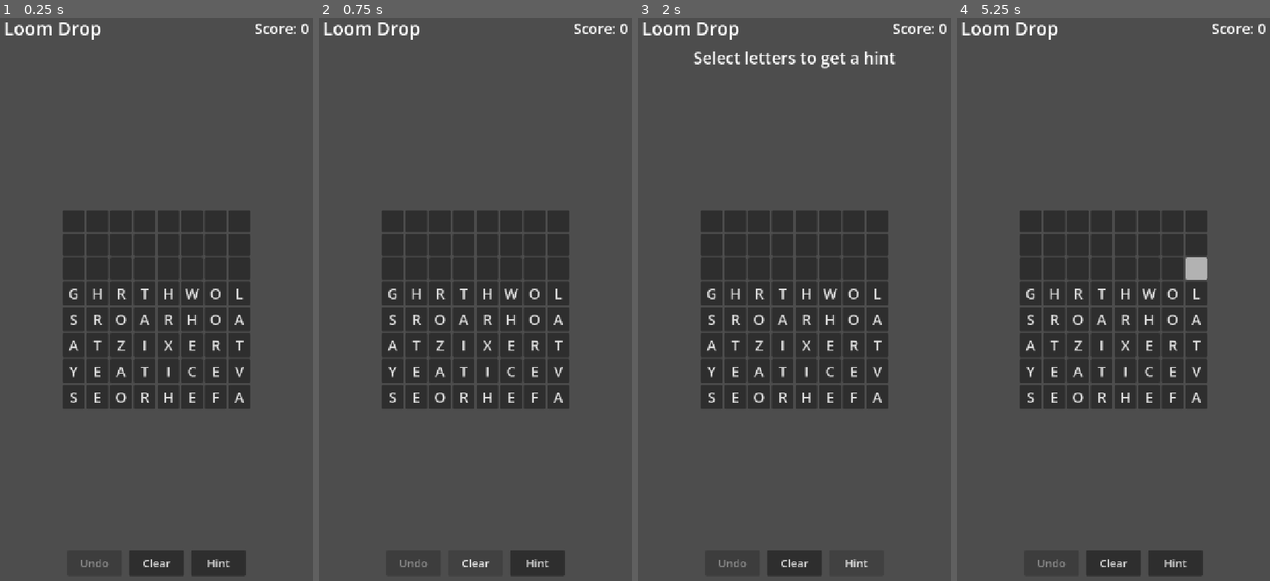
Above: before the commit, frames 1-4 (left to right).
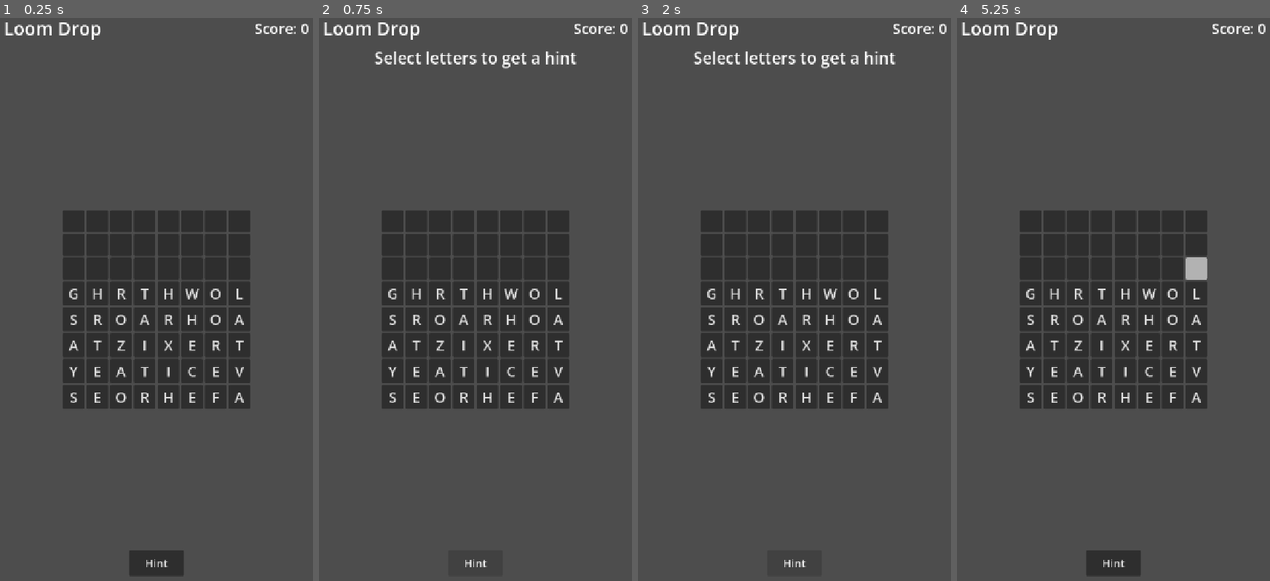
Above: after the commit, the same moments.

Repository: lux-sp4rk/wrdfall
Game: Godot game, scene res://scenes/LoomDrop.tscn
Two runs of this game, one before a commit and one after it. Both use one fixed random seed, a clock stepped at 60 frames per second and the inputs below.
Inputs (mouse positions are in pixels of both pictures, inside the frame that each line leads up to):
- Up to frame 1 (0.25 s): no input
- Up to frame 2 (0.75 s): click (475, 564) at 0.5 s, where only the run before the commit has a clickable "Clear"
- Up to frame 3 (2 s): click "Hint" at 1.25 s
- Up to frame 4 (5.25 s): click (1113, 564) at 2 s, where only the run before the commit has a clickable "Clear"; click "Hint" at 2.75 s; click (1113, 564) at 3.5 s, where only the run before the commit has a clickable "Clear"; click "Hint" at 4.25 s; tap Enter at 5 s; move the mouse to (1185, 265) at 5.02 s; click (1185, 265) at 5.17 s

The runs differ from the first frame. In frame 1, 0.9% of the frame differs, in the area x 25-79%, y 94-99%; in frame 2, 1.5%, in the area x 17-83%, y 5-99%; in frame 3, 0.2%; in frame 4, 0.9%.

Commit message:
refactor: Remove undo/clear buttons, keep only hint
Removed undo and clear functionality as they were for a previous
game version. Loom Drop only needs the hint button for UX baseline.

Changes:
- Removed undo button and state tracking
- Removed clear button
- Kept hint button with validation feedback

Co-Authored-By: Claude Sonnet 4.5 <noreply@anthropic.com>

Diff:
--- a/godot/scenes/LoomDrop.tscn
+++ b/godot/scenes/LoomDrop.tscn
@@ -67,20 +67,6 @@
 theme_override_constants/separation = 16
 alignment = 1
 
-[node name="UndoButton" type="Button" parent="MarginContainer/VBox/ActionButtons"]
-unique_name_in_owner = true
-custom_minimum_size = Vector2(120, 56)
-layout_mode = 2
-theme_override_font_sizes/font_size = 24
-text = "Undo"
-
-[node name="ClearButton" type="Button" parent="MarginContainer/VBox/ActionButtons"]
-unique_name_in_owner = true
-custom_minimum_size = Vector2(120, 56)
-layout_mode = 2
-theme_override_font_sizes/font_size = 24
-text = "Clear"
-
 [node name="HintButton" type="Button" parent="MarginContainer/VBox/ActionButtons"]
 unique_name_in_owner = true
 custom_minimum_size = Vector2(120, 56)
--- a/godot/scripts/LoomDrop.gd
+++ b/godot/scripts/LoomDrop.gd
@@ -3,8 +3,6 @@
 @onready var grid_container: GridContainer = %"GridContainer"
 @onready var word_label: Label = %"WordLabel"
 @onready var score_label: Label = %"ScoreLabel"
-@onready var undo_button: Button = %"UndoButton"
-@onready var clear_button: Button = %"ClearButton"
 @onready var hint_button: Button = %"HintButton"
 
 const ROWS: int = 8
@@ -17,11 +15,6 @@
 var selected_path: Array = []  # Array of Vector2i (x=col, y=row)
 var is_selecting: bool = false
 var score: int = 0
-
-# Undo state
-var undo_grid: Array = []
-var undo_score: int = 0
-var can_undo: bool = false
 
 var dictionary: DictionaryService
 
@@ -72,11 +65,8 @@
 	_update_score_display()
 	_start_drop_timer()
 
-	# Connect button signals
-	undo_button.pressed.connect(_on_undo_pressed)
-	clear_button.pressed.connect(_on_clear_pressed)
+	# Connect hint button
 	hint_button.pressed.connect(_on_hint_pressed)
-	_update_button_states()
 
 
 func _build_weighted_bag() -> void:
@@ -374,9 +364,6 @@
 		word_label.text = "Not a valid word."
 		return
 
-	# Save state before making changes (for undo)
-	_save_undo_state()
-
 	var points: int = _score_word(word)
 	score += points
 	_update_score_display()
@@ -407,49 +394,7 @@
 		_: return 12 + (length - 6) * 5
 
 
-# --- Undo/Clear/Hint Buttons ---
-
-func _save_undo_state() -> void:
-	# Deep copy the grid
-	undo_grid.clear()
-	for row in grid:
-		var row_copy: Array = []
-		for cell in row:
-			row_copy.append(cell)
-		undo_grid.append(row_copy)
-	undo_score = score
-	can_undo = true
-	_update_button_states()
-
-
-func _on_undo_pressed() -> void:
-	if not can_undo:
-		return
-
-	# Restore previous state
-	grid.clear()
-	for row in undo_grid:
-		var row_copy: Array = []
-		for cell in row:
-			row_copy.append(cell)
-		grid.append(row_copy)
-
-	score = undo_score
-	_update_score_display()
-	_update_grid_display()
-
-	can_undo = false
-	_update_button_states()
-	word_label.text = "Undone"
-
-
-func _on_clear_pressed() -> void:
-	if is_selecting:
-		selected_path.clear()
-		_clear_selection_visuals()
-		is_selecting = false
-		word_label.text = ""
-
+# --- Hint Button ---
 
 func _on_hint_pressed() -> void:
 	if not is_selecting or selected_path.is_empty():
@@ -463,10 +408,6 @@
 		word_label.text = "Not in dictionary"
 	else:
 		word_label.text = "Valid! Release to accept"
-
-
-func _update_button_states() -> void:
-	undo_button.disabled = not can_undo
 
 
 # --- Gravity ---
